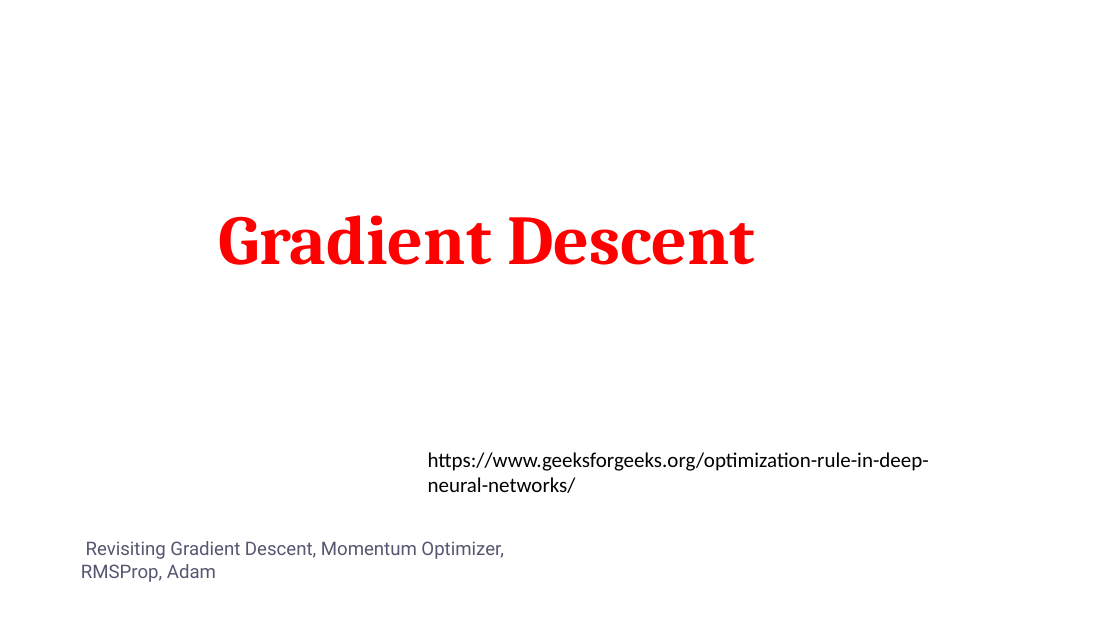
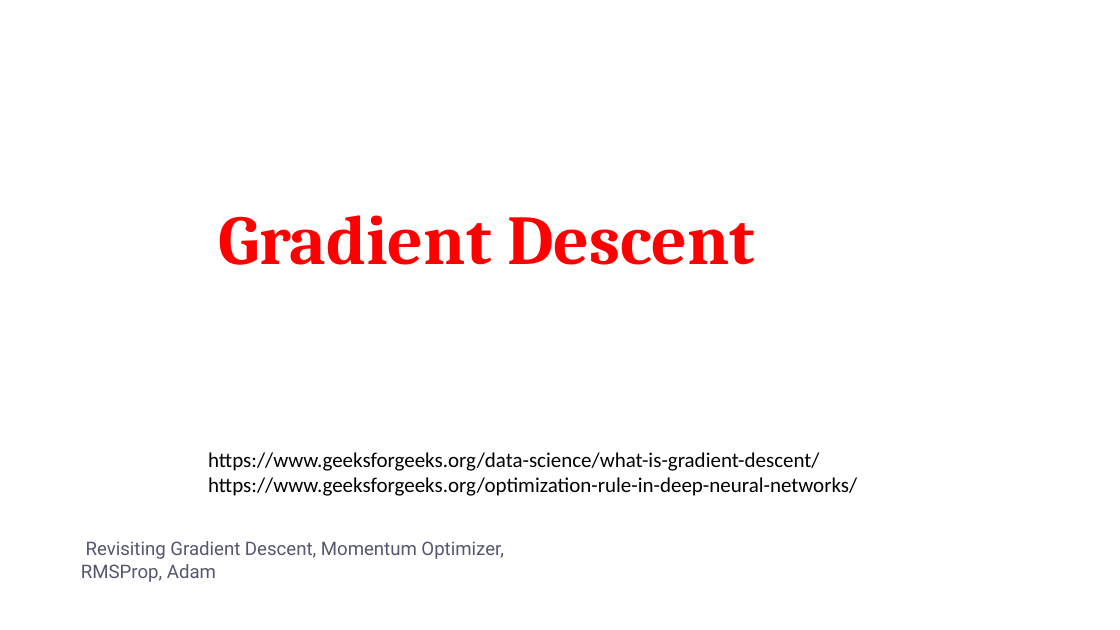
Before and after one commit to shahil04/ds_materials, a slide deck: slide 27 of 9.Deep_learning/class_3_module_9_deep learning_Loss_Functions Gradient Descent.pptx (slide 30 before the commit). Drawn at 1120x630 pixels with LibreOffice and Linux fonts; fonts in the diff are those of the drawing. Boxes give left, top, right and bottom in pixels: in the first picture for what was removed or moved away, otherwise in the second. Text is boxed around its words. In the diff, an @@ line names an element or a change of style, - is before the commit and + after.

```diff
--- a/9.Deep_learning/class_3_module_9_deep learning_Loss_Functions Gradient Descent.pptx
+++ b/9.Deep_learning/class_3_module_9_deep learning_Loss_Functions Gradient Descent.pptx
@@ text "https://www.geeksforgeeks.org/data-science/what-is-gradient- ...": place and size @@
-text "https://www.geeksforgeeks.org/data-science/what-is-gradient- ..." at box(428, 452, 929, 493)
+text "https://www.geeksforgeeks.org/data-science/what-is-gradient- ..." at box(208, 452, 857, 496)
@@ text at box(208, 452, 819, 471): paragraph added @@
+https://www.geeksforgeeks.org/data-science/what-is-gradient-descent/
```
Also in this commit, not shown: 7 other slides changed, 1 slide added, 3 slides removed, 50 other files.
